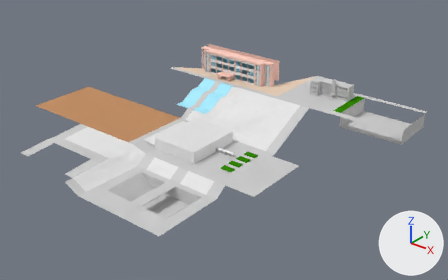
The Blender file _Models/map.blend: old version first, new version second.
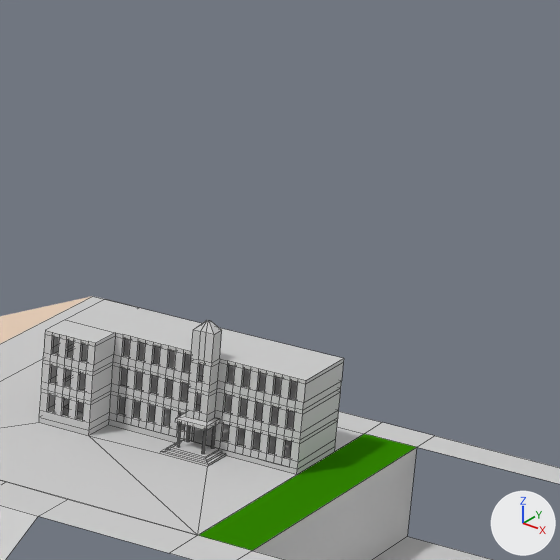
The first picture shows the older version from a 50 mm lens placed at (691.0, -851.0, 409.0), pointed at (93.0, -103.0, -54.0). The close-ups show both versions on the part from 68% to 86% of the width and 12% to 41% of the height of that picture; other places that the commit changed are outside them. The lights are fixed; the arrows at lower right show +X, +Y and +Z. The close-ups show mesh edges as thin lines.

Names of what the first close-up shows: 'director_building', 'school_walls', 'walkroad'.
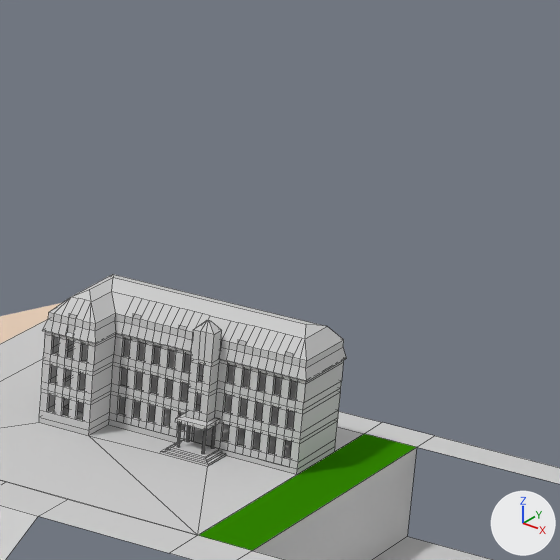
Where the newer file only moved an object's origin or applied its transform, the numbers keep the older frame.

Location of each change, (x1, y1, x2, y2) in pixels of the close-ups (560 x 560 px):
```json
{"object": "director_building", "change": "reshaped", "before": [0, 299, 364, 535], "after": [0, 274, 364, 535]}
{"part": 1, "of": "me_ground_001", "change": "built on", "before": [45, 299, 344, 381], "after": [42, 274, 346, 382]}
```

The change, as JSON lines over the scene's bpy script:
```json
{"block": "me_ground_001", "where": "# used by ob_director_building; parent = ob_collisions; location = (47.28, -86.04, 0.313); scale = (13.2, 0.5, 0.5)"}
{"op": "remove", "block": "me_ground_001", "code": "me_ground_001.from_pydata(...)  # 814 vertices, 698 faces, 5 loose edges; spans x 1.8..5.3, y 182.1..268.1, z -0.6..34.9"}
{"op": "add", "block": "me_ground_001", "code": "me_ground_001.from_pydata(...)  # 963 vertices, 847 faces, 5 loose edges; spans x 1.8..5.3, y 182.1..268.1, z -0.6..35.4"}
{"block": "me_ground_001", "change": "me_ground_001 part 1"}
{"block": "me_ground_001", "change": "2 faces are deleted"}
{"block": "me_ground_001", "change": "20 vertices are added at x 2.6..5.3, y 221.6..252.6, z 24.9..35.4"}
{"block": "me_ground_001", "change": "31 new vertices lie (0.0, -0.5, 0.0) away from vertices in x 2.7..5.3, y 222.1..232.1, z 24.9"}
{"block": "me_ground_001", "change": "31 new vertices lie (0.0, 1.0, 3.0) away from vertices in x 2.7..5.3, y 221.6..231.6, z 24.9"}
{"block": "me_ground_001", "change": "31 new vertices lie (0.0, 0.0, 2.0) away from vertices in x 2.7..5.3, y 222.6..232.6, z 27.9"}
{"block": "me_ground_001", "change": "26 new vertices lie (0.0, 4.0, 4.0) away from vertices in x 2.8..5.2, y 222.6..232.6, z 29.9"}
{"block": "me_ground_001", "change": "10 new vertices lie (0.0, 0.0, 1.0) away from vertices in x 2.9..5.1, y 222.6..232.6, z 29.9"}
{"block": "me_ground_001", "change": "151 new faces join them"}
```
